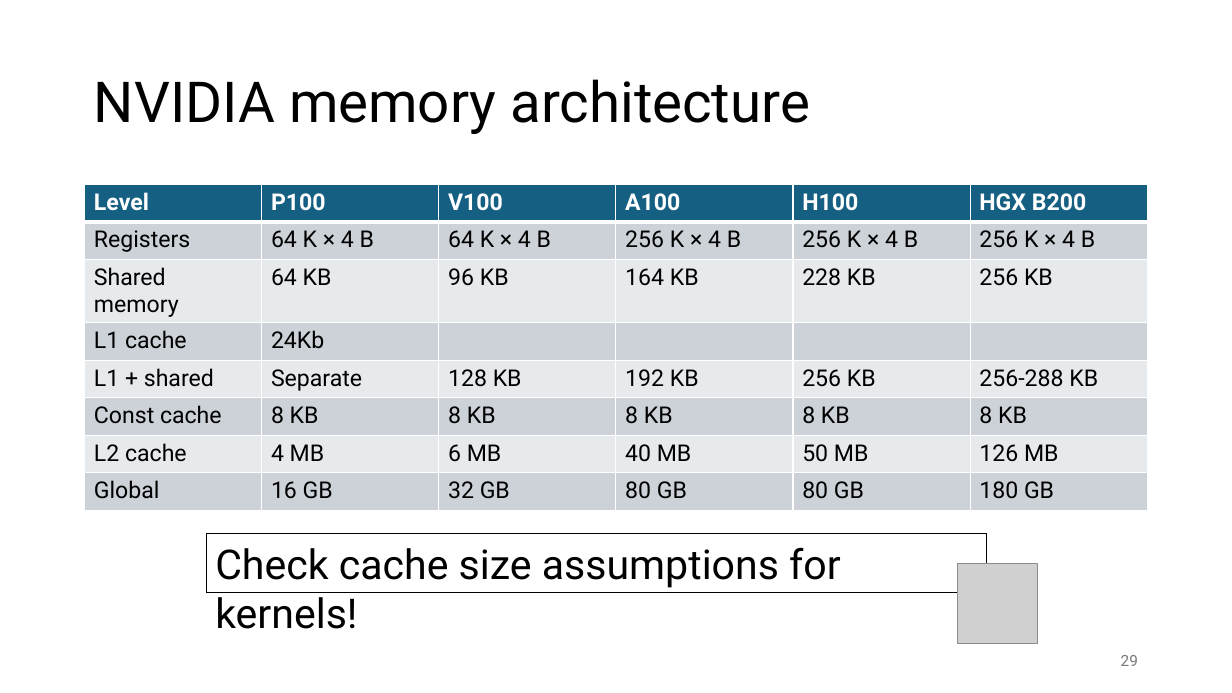
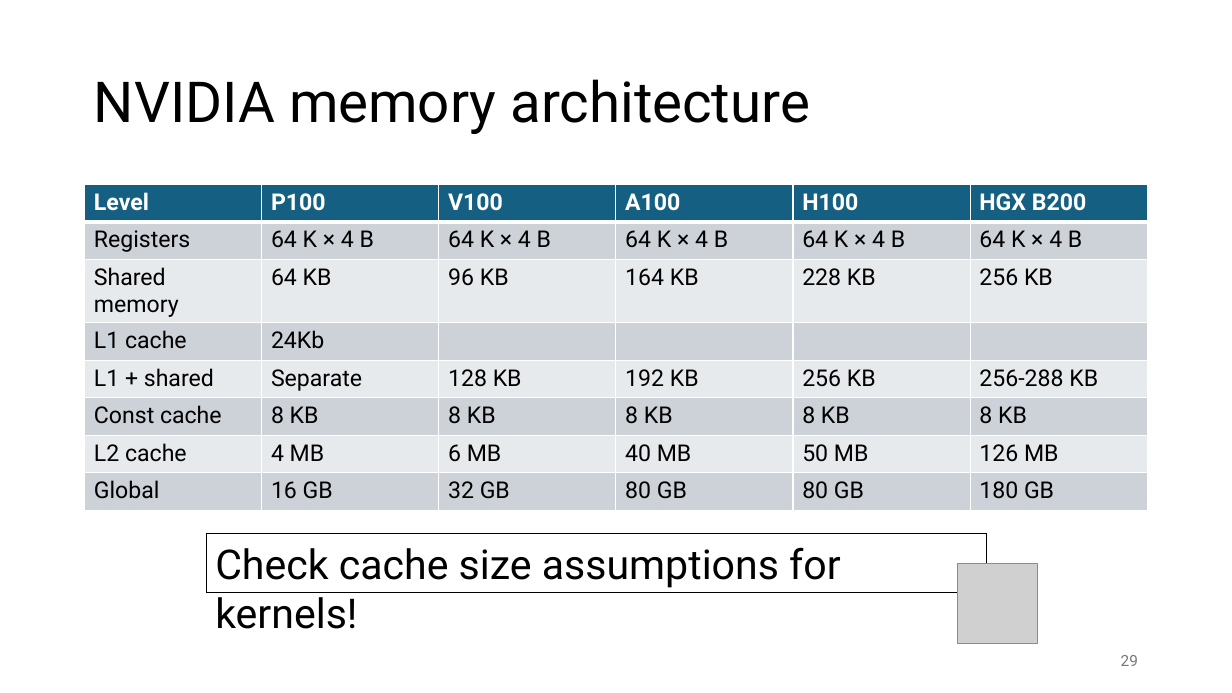
Before and after one commit to gjbex/GPU-programming, a slide deck: slide 29 of gpu_programming.pptx. Drawn at 1232x693 pixels with LibreOffice and Linux fonts; fonts in the diff are those of the drawing; grey boxes stand for pictures. Boxes give left, top, right and bottom in pixels: in the first picture for what was removed or moved away, otherwise in the second. Text is boxed around its words. In the diff, an @@ line names an element or a change of style, - is before the commit and + after.

Commit message:
Fix SM register count

```diff
--- a/gpu_programming.pptx
+++ b/gpu_programming.pptx
@@ table at (85,185,1150,503) @@
-row 2: Registers | 64 K × 4 B | 64 K × 4 B | 256 K × 4 B | 256 K × 4 B | 256 K × 4 B
+row 2: Registers | 64 K × 4 B | 64 K × 4 B | 64 K × 4 B | 64 K × 4 B | 64 K × 4 B
```
Also in this commit, not shown: 1 other slide changed.
